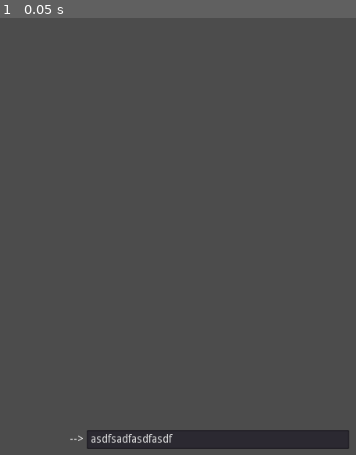
Above: before the commit, frame 1.
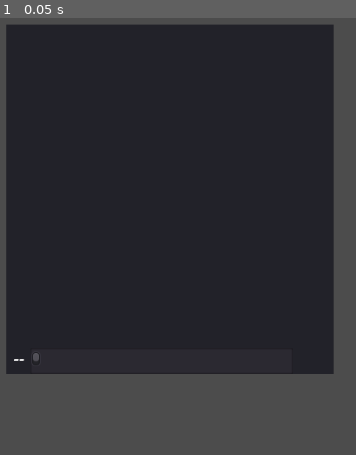
Above: after the commit, the same moment.

Repository: turtlebasket/angelhacks-2019
Game: Godot game, scene res://Interact.tscn
The game is run twice, just before and just after one commit, with the same random seed, the same clock (stepped at 60 frames per second) and the same inputs. Before the commit the project has no main scene; this scene is started directly in both runs.
Inputs:
- Up to frame 1 (0.05 s): no input

The runs differ from the first frame. In frame 1, 77% of the frame differs, in the area x 1-99%, y 1-99%.

Commit message:
prompt stylizations

Diff:
--- a/game/CmdOut.gd
+++ b/game/CmdOut.gd
@@ -1,7 +1,4 @@
 extends RichTextLabel
-
-func _ready():
-	pass
 
 # signal connection for to read from InputBox
 func _on_InputBox_text_entered(new_text):
--- /dev/null
+++ b/game/InputBox.gd
@@ -0,0 +1,7 @@
+extends LineEdit
+
+func _ready():
+	set_process_input(true)
+
+func _on_InputBox_text_entered(new_text):
+	self.clear()
--- a/game/Interact.tscn
+++ b/game/Interact.tscn
@@ -1,28 +1,44 @@
-[gd_scene load_steps=2 format=2]
+[gd_scene load_steps=5 format=2]
 
-[ext_resource path="res://CmdOut.gd" type="Script" id=1]
+[ext_resource path="res://geoai_20.tres" type="DynamicFont" id=1]
+[ext_resource path="res://InputBox.gd" type="Script" id=2]
+[ext_resource path="res://CmdOut.gd" type="Script" id=3]
+
+[sub_resource type="Theme" id=1]
+default_font = ExtResource( 1 )
 
 [node name="Node2D" type="Node2D"]
 
-[node name="InputBox" type="LineEdit" parent="."]
-margin_left = 120.0
-margin_top = 531.0
-margin_right = 456.0
-margin_bottom = 555.0
-text = "asdfsadfasdfasdf"
+[node name="ColorRect" type="ColorRect" parent="."]
+margin_left = 16.5956
+margin_top = 10.5231
+margin_right = 435.596
+margin_bottom = 458.523
+color = Color( 0.137255, 0.137255, 0.164706, 1 )
 
-[node name="CmdHead" type="RichTextLabel" parent="."]
-margin_left = 98.0
-margin_top = 535.109
-margin_right = 133.0
-margin_bottom = 554.109
+[node name="InputBox" type="LineEdit" parent="ColorRect"]
+margin_left = 31.1468
+margin_top = 415.04
+margin_right = 367.147
+margin_bottom = 439.04
+theme = SubResource( 1 )
+script = ExtResource( 2 )
+
+[node name="RichTextLabel" type="RichTextLabel" parent="ColorRect"]
+margin_left = 36.0
+margin_top = 17.0
+margin_right = 388.0
+margin_bottom = 402.0
+theme = SubResource( 1 )
+scroll_following = true
+script = ExtResource( 3 )
+
+[node name="CmdHead" type="RichTextLabel" parent="ColorRect"]
+margin_left = 9.14689
+margin_top = 419.149
+margin_right = 44.1468
+margin_bottom = 438.149
+theme = SubResource( 1 )
 text = "-->"
-
-[node name="RichTextLabel" type="RichTextLabel" parent="."]
-margin_left = 100.834
-margin_top = 376.164
-margin_right = 454.834
-margin_bottom = 512.164
-scroll_following = true
-script = ExtResource( 1 )
-[connection signal="text_entered" from="InputBox" to="RichTextLabel" method="_on_InputBox_text_entered"]
+[connection signal="text_entered" from="ColorRect/InputBox" to="ColorRect/RichTextLabel" method="_on_InputBox_text_entered"]
+[connection signal="text_entered" from="ColorRect/InputBox" to="ColorRect/InputBox" method="_on_InputBox_text_entered"]
--- a/game/project.godot
+++ b/game/project.godot
@@ -16,7 +16,7 @@
 [application]
 
 config/name="New Game Project"
-run/main_scene="res://Node2D.tscn"
+run/main_scene="res://Interact.tscn"
 config/icon="res://icon.png"
 
 [rendering]
